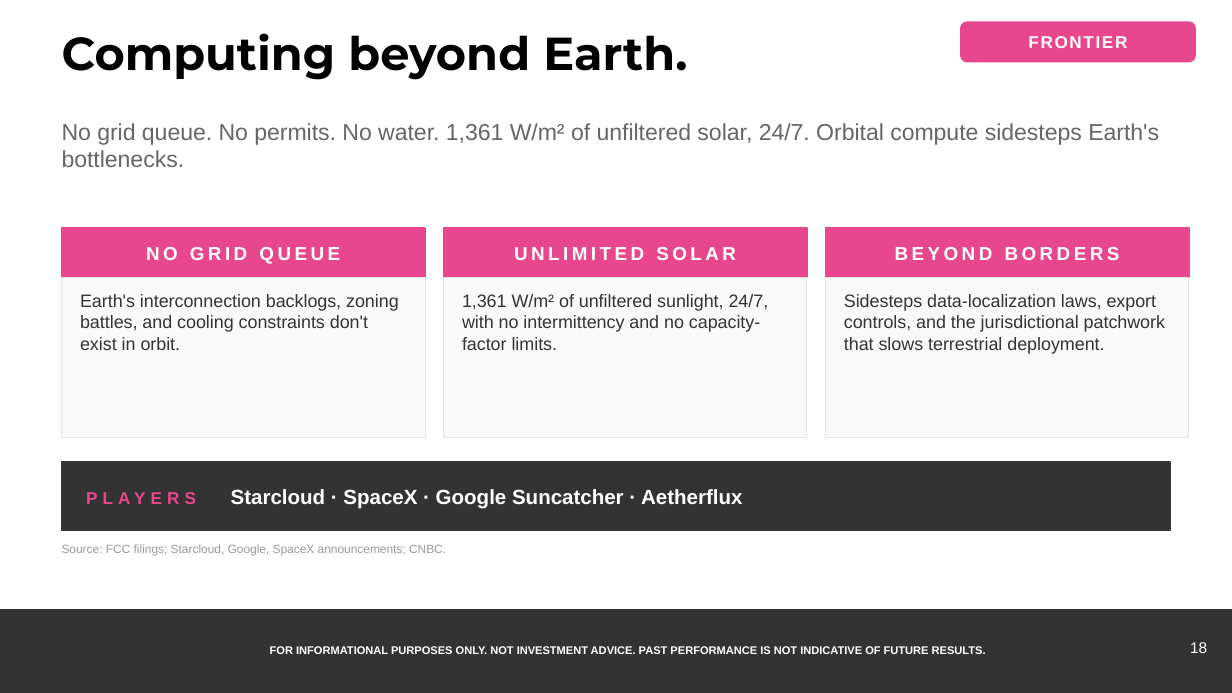
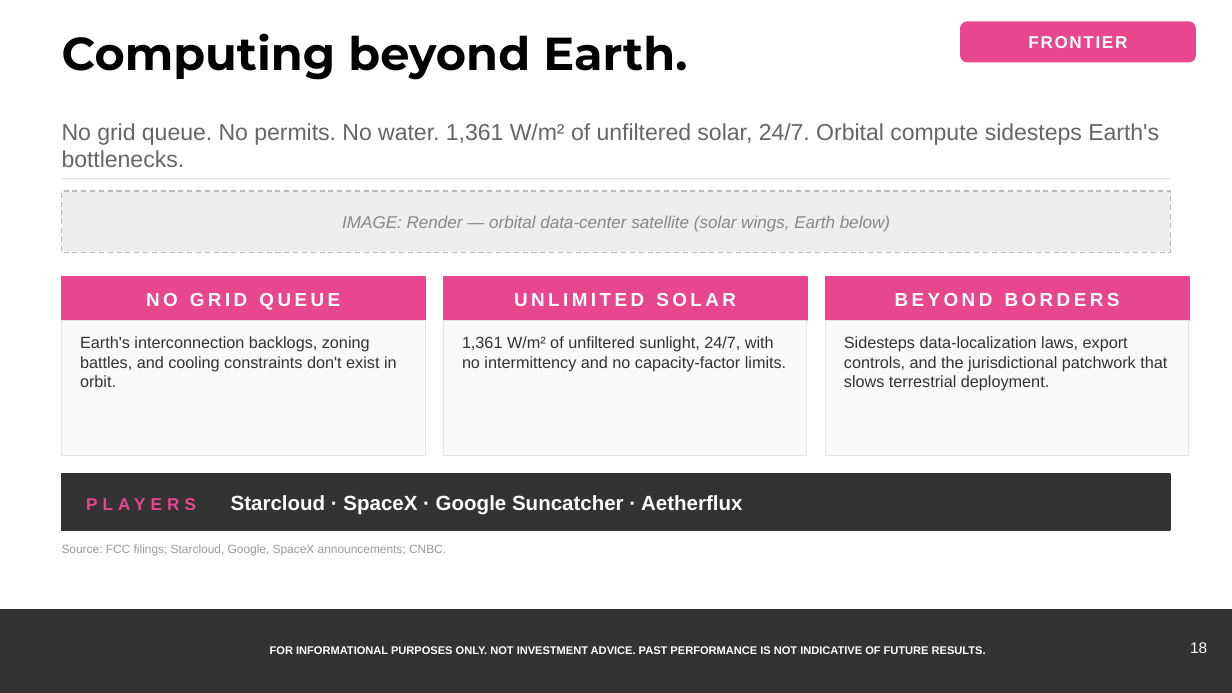
Before and after one commit to samuelcmcclellan-cell/ai-markets-deck, a slide deck: slide 18 of ai-markets-deck.pptx. Drawn at 1232x693 pixels with LibreOffice and Linux fonts; fonts in the diff are those of the drawing. Boxes give left, top, right and bottom in pixels: in the first picture for what was removed or moved away, otherwise in the second. Text is boxed around its words. In the diff, an @@ line names an element or a change of style, - is before the commit and + after.

```diff
--- a/ai-markets-deck.pptx
+++ b/ai-markets-deck.pptx
@@ line added from (62, 179) to (1170, 179), #E5E5E5 0.75 pt @@
@@ rectangle added at [62,191,1170,253], fill #EEEEEE, outline #BBBBBB 0.75 pt dashed @@
@@ text added at [342,215,890,232], 10 pt, text #888888, italic @@
+IMAGE: Render — orbital data-center satellite (solar wings, Earth below)
@@ text "NO GRID QUEUE": place and size @@
-text "NO GRID QUEUE" at [146,247,340,264]
+text "NO GRID QUEUE" at [146,293,340,310]
@@ rectangle: place and size @@
-rectangle at [62,228,425,277]
+rectangle at [62,277,425,320]
@@ text "UNLIMITED SOLAR": place and size @@
-text "UNLIMITED SOLAR" at [514,247,736,260]
+text "UNLIMITED SOLAR" at [514,293,736,306]
@@ rectangle: place and size @@
-rectangle at [444,228,807,277]
+rectangle at [444,277,807,320]
@@ text "BEYOND BORDERS": place and size @@
-text "BEYOND BORDERS" at [895,247,1120,260]
+text "BEYOND BORDERS" at [895,293,1120,306]
@@ rectangle: place and size @@
-rectangle at [825,228,1189,277]
+rectangle at [825,277,1189,320]
@@ rectangle: place and size @@
-rectangle at [62,277,425,437]
+rectangle at [62,320,425,456]
@@ rectangle: place and size @@
-rectangle at [444,277,807,437]
+rectangle at [444,320,807,456]
@@ rectangle: place and size @@
-rectangle at [825,277,1189,437]
+rectangle at [825,320,1189,456]
@@ text "Earth's interconnection backlogs, zoning battles, ...": place and size @@
-text "Earth's interconnection backlogs, zoning battles, ..." at [80,294,399,350]
+text "Earth's interconnection backlogs, zoning battles, ..." at [80,336,397,387]
@@ text "1,361 W/m² of unfiltered sunlight, ...": place and size @@
-text "1,361 W/m² of unfiltered sunlight, ..." at [462,294,769,350]
+text "1,361 W/m² of unfiltered sunlight, ..." at [462,336,786,372]
@@ size 10.5 to 9.5 pt in 3 elements at [80,336,397,387], [462,336,786,372], [844,336,1167,391] @@
@@ text "Sidesteps data-localization laws, export controls, ...": place and size @@
-text "Sidesteps data-localization laws, export controls, ..." at [844,294,1165,354]
+text "Sidesteps data-localization laws, export controls, ..." at [844,336,1167,391]
@@ rectangle: place and size @@
-rectangle at [62,462,1170,530]
+rectangle at [62,474,1170,530]
@@ text "PLAYERS Starcloud · SpaceX · ...": place and size @@
-text "PLAYERS Starcloud · SpaceX · ..." at [231,489,742,509]
+text "PLAYERS Starcloud · SpaceX · ..." at [231,495,742,515]
```
Also in this commit, not shown: 20 other slides changed, 23 other files.
